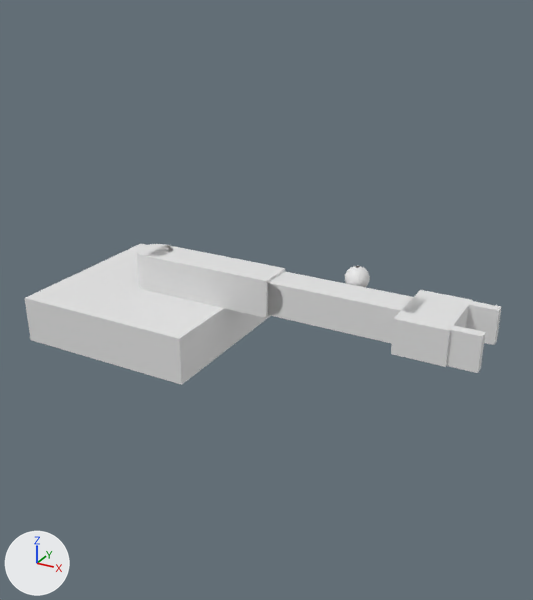
What one commit did to the glTF model examples/golden_robot_arm/model.glb.
Both versions are drawn from a 50 mm lens placed at (0.19, -0.244, 0.146), pointed at (0.063, -0.014, 0.031). Arrows for +X, +Y and +Z are at lower left; the lights stay in place. The first picture is the older version. Where no turn or scale is listed for an object, it has been applied to the vertices. Vertices at exactly the same position are counted once.

The first picture shows '=>[0:1:1:10]', '=>[0:1:1:12]', '=>[0:1:1:14]', '=>[0:1:1:16]', '=>[0:1:1:18]', '=>[0:1:1:19]', '=>[0:1:1:21]', '=>[0:1:1:4]', '=>[0:1:1:8]'.
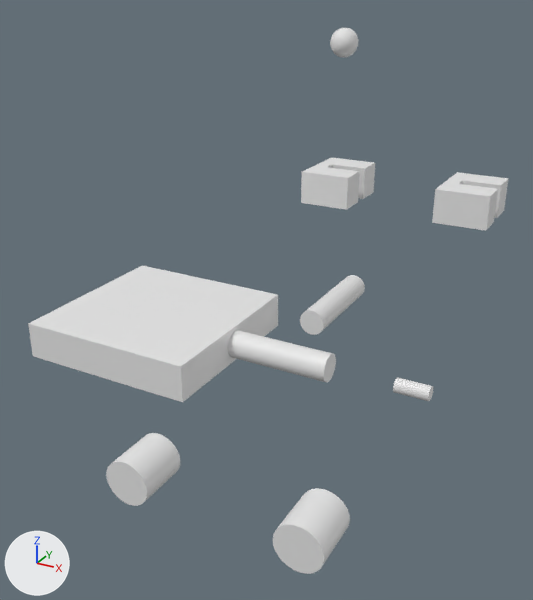
Where the newer file only moved an object's origin or applied its transform, the numbers keep the older frame.

Where the change shows, as pixel boxes [x1, y1, x2, y2] in the pictures (533 x 600 px):
'=>[0:1:1:4]', reshaped, moved
    before: [25, 244, 270, 385]
    after: [28, 265, 278, 402]
'=>[0:1:1:14]', reshaped, moved (53% narrower, 28% shorter)
    before: [268, 271, 425, 344]
    after: [301, 158, 375, 210]
'=>[0:1:1:10]', reshaped, moved, turned
    before: [144, 245, 285, 318]
    after: [300, 275, 365, 335]
'=>[0:1:1:16]', reshaped, moved, turned
    before: [391, 290, 472, 367]
    after: [393, 377, 433, 401]
'=>[0:1:1:18]', reshaped, moved (108% wider, 30% taller)
    before: [466, 300, 502, 345]
    after: [432, 172, 508, 231]
'=>[0:1:1:12]', reshaped, moved
    before: [268, 285, 283, 315]
    after: [273, 488, 350, 574]
'=>[0:1:1:8]', reshaped (103% wider, 57% taller)
    before: [136, 244, 172, 290]
    after: [106, 433, 180, 506]
'=>[0:1:1:6]', reshaped (not visible before)
    after: [228, 330, 336, 382]
'=>[0:1:1:19]', deleted
    before: [446, 325, 486, 373]
'=>[0:1:1:20]', added
    after: [330, 28, 359, 57]
'=>[0:1:1:21]', deleted
    before: [345, 266, 370, 287]
part 3 of me_solid_002, deleted
    before: [136, 244, 172, 290]
part 4 of me_solid_002, added
    after: [106, 433, 180, 506]
part 5 of me_solid_003, added
    after: [300, 275, 365, 335]
part 6 of me_solid_003, deleted
    before: [144, 245, 285, 318]
part 7 of me_solid_004, deleted
    before: [268, 285, 283, 315]
part 8 of me_solid_004, added
    after: [273, 488, 350, 574]
part 9 of me_solid_005, added
    after: [301, 158, 375, 210]
part 10 of me_solid_005, deleted
    before: [268, 271, 425, 344]
part 11 of me_solid_006, added
    after: [393, 377, 433, 401]
part 12 of me_solid_006, deleted
    before: [391, 290, 472, 367]
part 13 of me_solid_007, added
    after: [432, 172, 508, 231]
part 14 of me_solid_007, deleted
    before: [466, 300, 502, 345]

Edits to the bpy script that builds the scene:
```text
Change me_solid:
    remove me_solid.from_pydata(...)  # 8 vertices, 12 faces; spans x 0.0..0.08, y 0.0..0.08, z 0.01..0.03
    add me_solid.from_pydata(...)  # 8 vertices, 12 faces; spans x 0.0..0.08, y 0.0..0.08, z 0.0..0.016
    me_solid part 1: the whole mesh is rebuilt
Change me_solid_001:
    remove me_solid_001.from_pydata(...)  # 52 vertices, 100 faces; spans x -0.004..0.004, y -0.00397..0.00397, z -0.006..0.006
    add me_solid_001.from_pydata(...)  # 52 vertices, 100 faces; spans x 0.035..0.085, y -0.00596..0.00596, z 0.0..0.012
    me_solid_001 part 2: 52 vertices added at x 0.035..0.085, y -0.00596..0.00596, z 0.0..0.012, forming a 26-sided cylinder along x
    other edits to the shape of me_solid_001 do not show in these pictures
Change me_solid_002:
    remove me_solid_002.from_pydata(...)  # 52 vertices, 100 faces; spans x -0.008..0.008, y -0.0079..0.0079, z 0.028..0.044
    add me_solid_002.from_pydata(...)  # 52 vertices, 100 faces; spans x 0.052..0.068, y -0.099..-0.081, z 0.0001..0.0159
    me_solid_002 part 3: 52 vertices removed from x -0.008..0.008, y -0.0079..0.0079, z 0.028..0.044
    me_solid_002 part 4: 52 vertices added at x 0.052..0.068, y -0.099..-0.081, z 0.0001..0.0159, forming a 26-sided cylinder along y
Change me_solid_003:
    used by ob_0_1_1_10; parent = ob_first_link; location = (-0.03, 0.008, -0.008)
    remove me_solid_003.from_pydata(...)  # 8 vertices, 12 faces; spans x 0.03..0.09, y -0.044..-0.028, z 0.0..0.016
    add me_solid_003.from_pydata(...)  # 52 vertices, 100 faces; spans x 0.054..0.066, y 0.01..0.06, z -0.006..0.006
    me_solid_003 part 5: 52 vertices added at x 0.054..0.066, y 0.01..0.06, z -0.006..0.006, forming a 26-sided cylinder along y
    me_solid_003 part 6: 8 vertices removed from x 0.03..0.09, y -0.044..-0.028, z 0.0..0.016
Change me_solid_004:
    remove me_solid_004.from_pydata(...)  # 52 vertices, 100 faces; spans x 0.053..0.067, y -0.014..0.0, z 0.02105..0.03495
    add me_solid_004.from_pydata(...)  # 52 vertices, 100 faces; spans x 0.112..0.128, y -0.108..-0.09, z -0.00794..0.00794
    me_solid_004 part 7: 52 vertices removed from x 0.053..0.067, y -0.014..0.0, z 0.02105..0.03495
    me_solid_004 part 8: 52 vertices added at x 0.112..0.128, y -0.108..-0.09, z -0.00794..0.00794, forming a 26-sided cylinder along y
Change me_solid_005:
    remove me_solid_005.from_pydata(...)  # 8 vertices, 12 faces; spans x 0.09..0.15, y 0.0..0.014, z 0.028..0.042
    add me_solid_005.from_pydata(...)  # 16 vertices, 28 faces; spans x 0.049..0.071, y 0.044..0.076, z 0.053..0.067
    me_solid_005 part 9: 16 vertices added at x 0.049..0.071, y 0.044..0.076, z 0.053..0.067
    me_solid_005 part 10: 8 vertices removed from x 0.09..0.15, y 0.0..0.014, z 0.028..0.042
Change me_solid_006:
    used by ob_0_1_1_16; parent = ob_end_effector; location = (-0.01, 0.007, -0.015)
    remove me_solid_006.from_pydata(...)  # 8 vertices, 12 faces; spans x 0.125..0.145, y -0.042..-0.028, z 0.0..0.03
    add me_solid_006.from_pydata(...)  # 52 vertices, 100 faces; spans x -0.003..0.003, y -0.134..-0.12, z -0.003..0.003
    me_solid_006 part 11: 52 vertices added at x -0.003..0.003, y -0.134..-0.12, z -0.003..0.003, forming a 26-sided cylinder along y
    me_solid_006 part 12: 8 vertices removed from x 0.125..0.145, y -0.042..-0.028, z 0.0..0.03
Change me_solid_007:
    remove me_solid_007.from_pydata(...)  # 8 vertices, 12 faces; spans x 0.14..0.152, y 0.012..0.016, z 0.028..0.042
    add me_solid_007.from_pydata(...)  # 16 vertices, 28 faces; spans x 0.109..0.131, y 0.044..0.076, z 0.053..0.067
    me_solid_007 part 13: 16 vertices added at x 0.109..0.131, y 0.044..0.076, z 0.053..0.067
    me_solid_007 part 14: 8 vertices removed from x 0.14..0.152, y 0.012..0.016, z 0.028..0.042
Change ob_0_1_1_4:
    ob_0_1_1_4.location: (-0.04, -0.04, -0.01) -> (-0.04, -0.04, -0.008)
Change ob_0_1_1_10:
    ob_0_1_1_10.location: (-0.03, 0.008, -0.008) -> (0.0, 0.0, 0.025)
    ob_0_1_1_10.rotation_euler: (0.0, 0.0, 0.0) -> (1.571, 0.0, 0.0)  # degrees (0, 0, 0) -> degrees (90, 0, 0)
Change ob_0_1_1_12:
    ob_0_1_1_12.location: (0.0, 0.007, 0.0) -> (0.0, 0.009, 0.0)
Change ob_0_1_1_14:
    ob_0_1_1_14.location: (-0.03, -0.007, -0.007) -> (0.0, 0.0, 0.0)
Change ob_0_1_1_16:
    ob_0_1_1_16.location: (-0.01, 0.007, -0.015) -> (-0.007, 0.0, 0.0)
    ob_0_1_1_16.rotation_euler: (0.0, 0.0, 0.0) -> (0.0, 0.0, 1.571)  # degrees (0, 0, 0) -> degrees (0, 0, 90)
Change ob_0_1_1_18:
    ob_0_1_1_18.location: (-0.006, -0.002, -0.007) -> (0.0, 0.0, 0.0)
Remove ob_0_1_1_19:
    ob_0_1_1_19 = bpy.data.objects.new('=>[0:1:1:19]', me_solid_008)
Remove ob_0_1_1_21:
    ob_0_1_1_21 = bpy.data.objects.new('=>[0:1:1:21]', me_solid_009)
Add ob_0_1_1_20:
    ob_0_1_1_20 = bpy.data.objects.new('=>[0:1:1:20]', me_solid_008_1)  # 154 vertices, 304 faces; spans x 0.05409..0.06596, y 0.05409..0.06591, z 0.114..0.126
    ob_0_1_1_20.location = (0.0, 0.0, 0.0)
```
